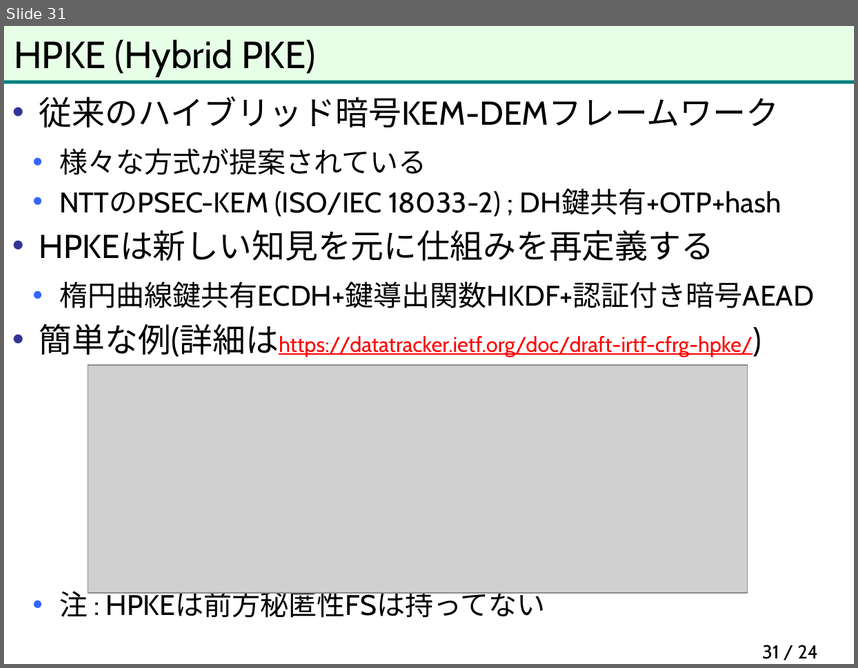
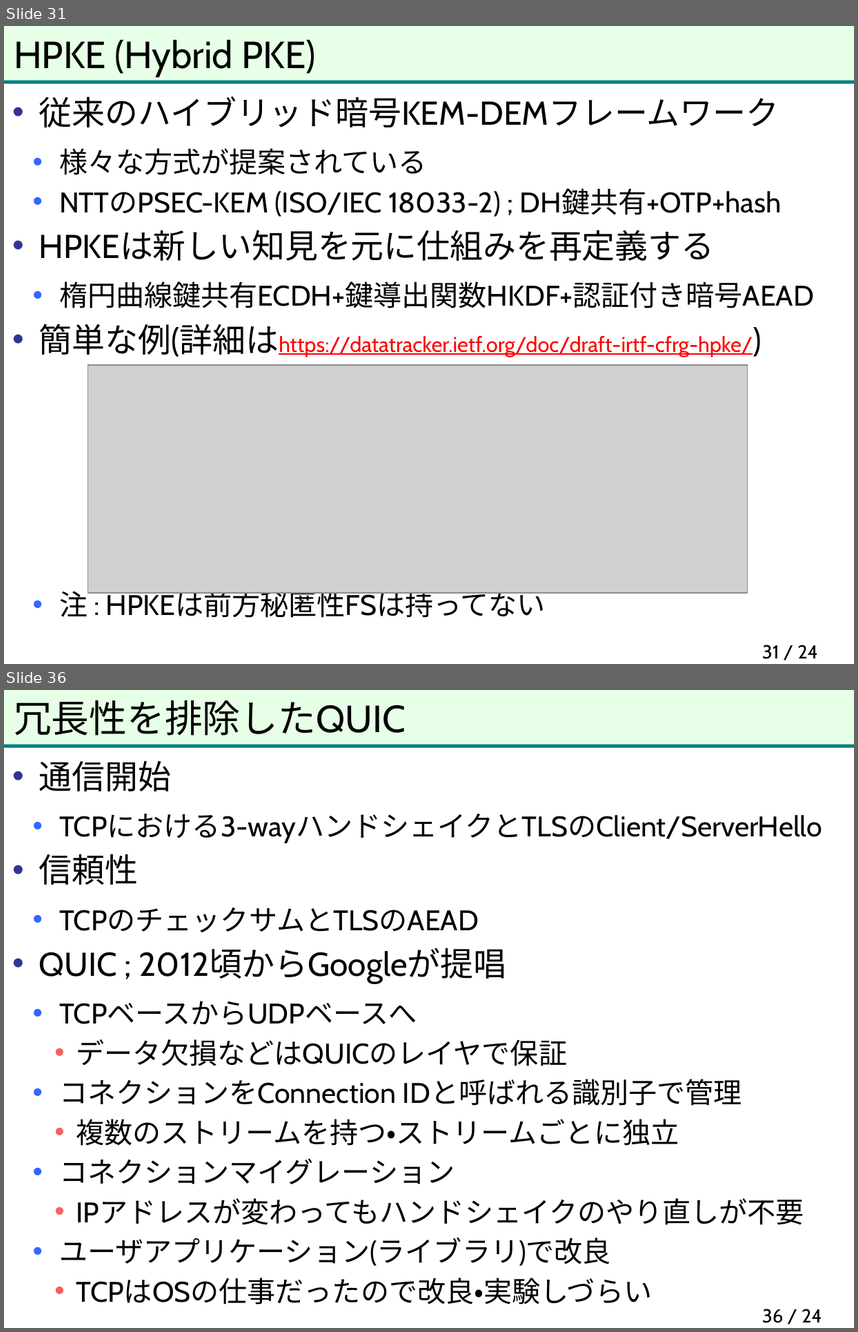
Before and after one commit to herumi/anninbon, a slide deck: lec/anninbon9.pptx. Shown one above the other, each under a label of ours: slide 31 before the commit, slides 31 and 36 after it; the slides between them are not shown. The pictures are 858x668 and 858x1332 pixels, drawn with LibreOffice and Linux fonts; fonts in the diff are those of the drawing; grey boxes stand for pictures; background and template pictures are left out. Boxes give left, top, right and bottom in pixels: in the first picture for what was removed or moved away, otherwise in the second. Text is boxed around its words. In the diff, an @@ line names an element or a change of style, - is before the commit and + after.

```diff
--- a/lec/anninbon9.pptx
+++ b/lec/anninbon9.pptx
@@ slide 36 added at [4,690,854,1328], background #FFFFFF; not listed: 2 template elements that a slide beside it also shows @@
@@ title added at [14,700,406,736], 32 pt, text #000000 @@
+冗長性を排除したQUIC
@@ text added at [39,760,822,1304], 24 pt, text #000000 @@
+• 通信開始
+  • TCPにおける3-wayハンドシェイクとTLSのClient/ServerHello
+• 信頼性
+  • TCPのチェックサムとTLSのAEAD
+• QUIC ; 2012頃からGoogleが提唱
+  • TCPベースからUDPベースへ
+    • データ欠損などはQUICのレイヤで保証
+  • コネクションをConnection IDと呼ばれる識別子で管理
+    • 複数のストリームを持つ・ストリームごとに独立
+  • コネクションマイグレーション
+    • IPアドレスが変わってもハンドシェイクのやり直しが不要
+  • ユーザアプリケーション(ライブラリ)で改良
+    • TCPはOSの仕事だったので改良・実験しづらい
@@ page number added at [762,1308,822,1323], 16 pt, text #000000 @@
+36 / 24
```
Also in this commit, not shown: 12 other slides added.
